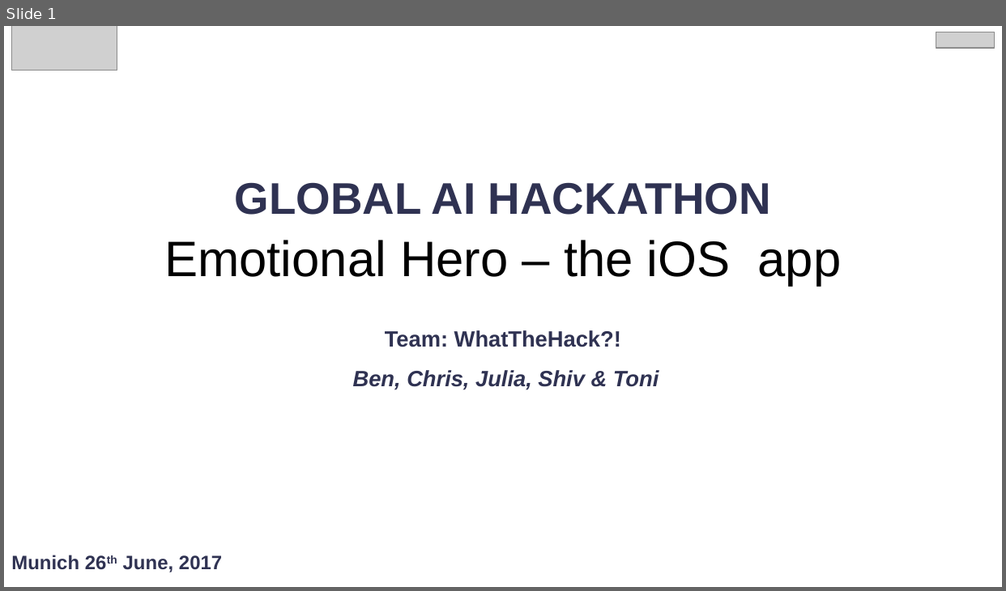
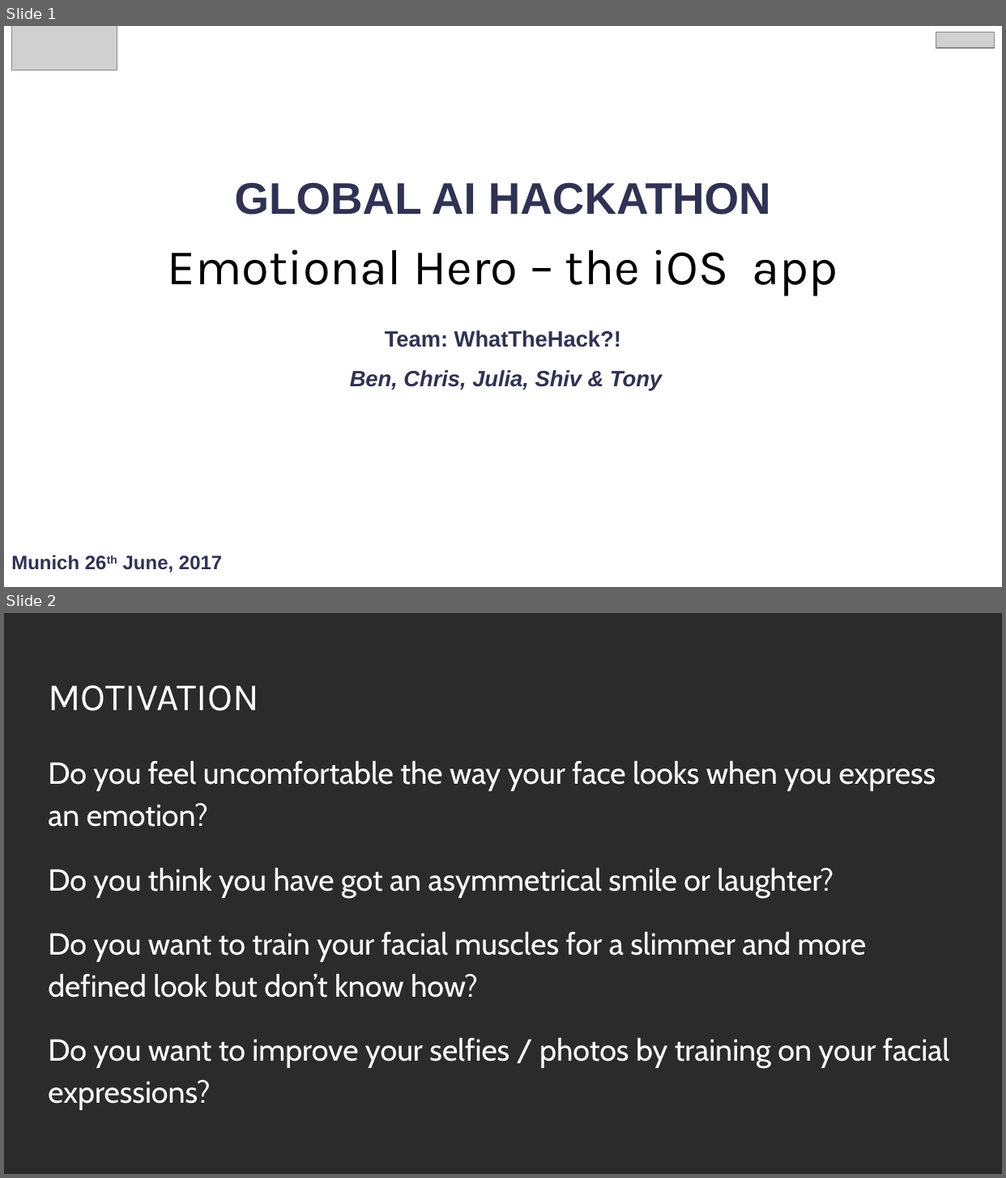
Before and after one commit to b3nk4n/AI-Hackathon, a slide deck: docs/AI Hackathon - Presentation.pptx. Shown one above the other, each under a label of ours: slide 1 before the commit, slides 1 and 2 after it. The pictures are 1006x591 and 1006x1178 pixels, drawn with LibreOffice and Linux fonts; fonts in the diff are those of the drawing; grey boxes stand for pictures; background and template pictures are left out; a plain dark background stands for a picture behind light text. Boxes give left, top, right and bottom in pixels: in the first picture for what was removed or moved away, otherwise in the second. Text is boxed around its words. In the diff, an @@ line names an element or a change of style, - is before the commit and + after.

```diff
--- a/docs/AI Hackathon - Presentation.pptx
+++ b/docs/AI Hackathon - Presentation.pptx
@@ slide 2 added at <box>4,613,1002,1174</box>, background picture (left out) @@
@@ title added at <box>48,685,259,711</box>, 28 pt, text #FFFFFF @@
+MOTIVATION
@@ text added at <box>48,760,949,1110</box>, 22 pt, text #FFFFFF @@
+Do you feel uncomfortable the way your face looks when you express an emotion?
+Do you think you have got an asymmetrical smile or laughter?
+Do you want to train your facial muscles for a slimmer and more defined look but don’t know how?
+Do you want to improve your selfies / photos by training on your facial expressions?
@@ slide 1 changed as well @@
@@ text "Emotional Hero – the iOS ...": place and size @@
-text "Emotional Hero – the iOS ..." at <box>164,240,842,286</box>
+text "Emotional Hero – the iOS ..." at <box>168,250,838,297</box>
@@ text "Emotional Hero – the iOS ..." at <box>168,250,838,297</box>: font Arial to Karla @@
@@ text at <box>350,370,662,391</box>: text changed @@
-Ben, Chris, Julia, Shiv & Toni
+Ben, Chris, Julia, Shiv & Tony
```
Also in this commit, not shown: 4 other slides added, 3 slides removed.
